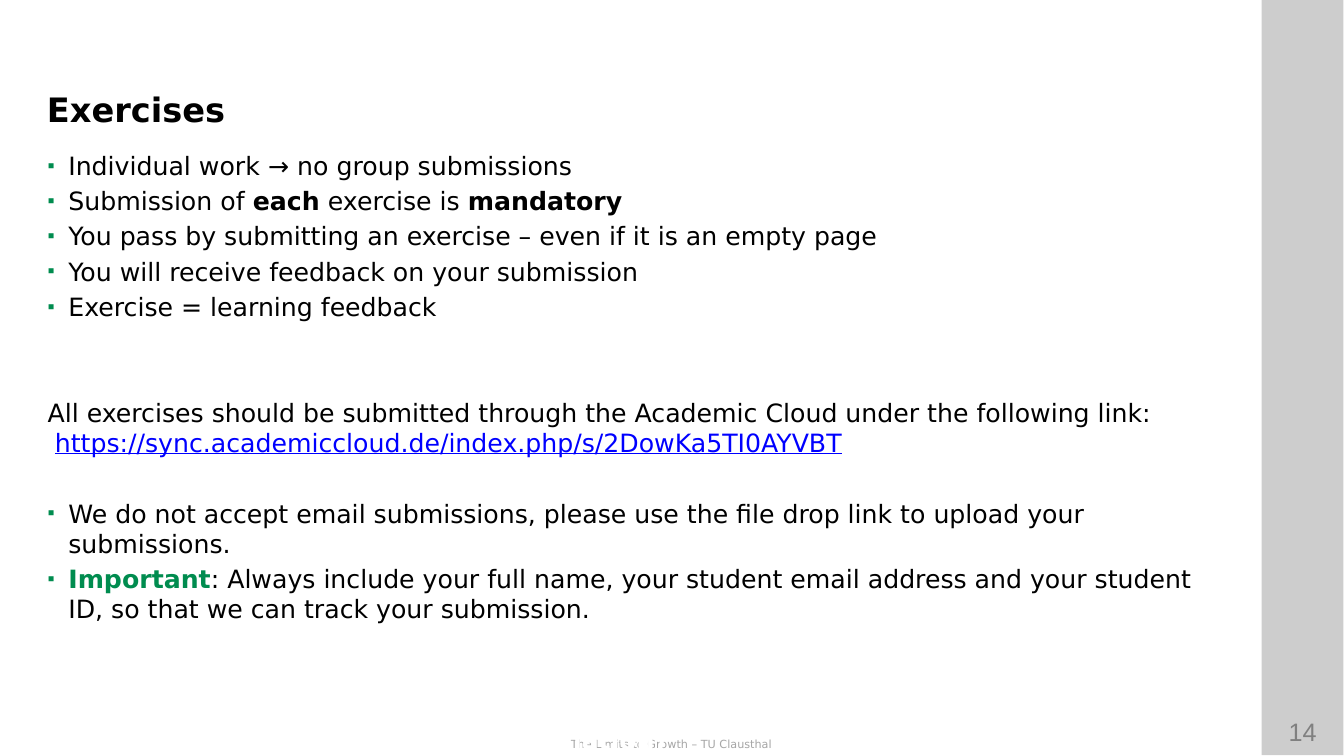
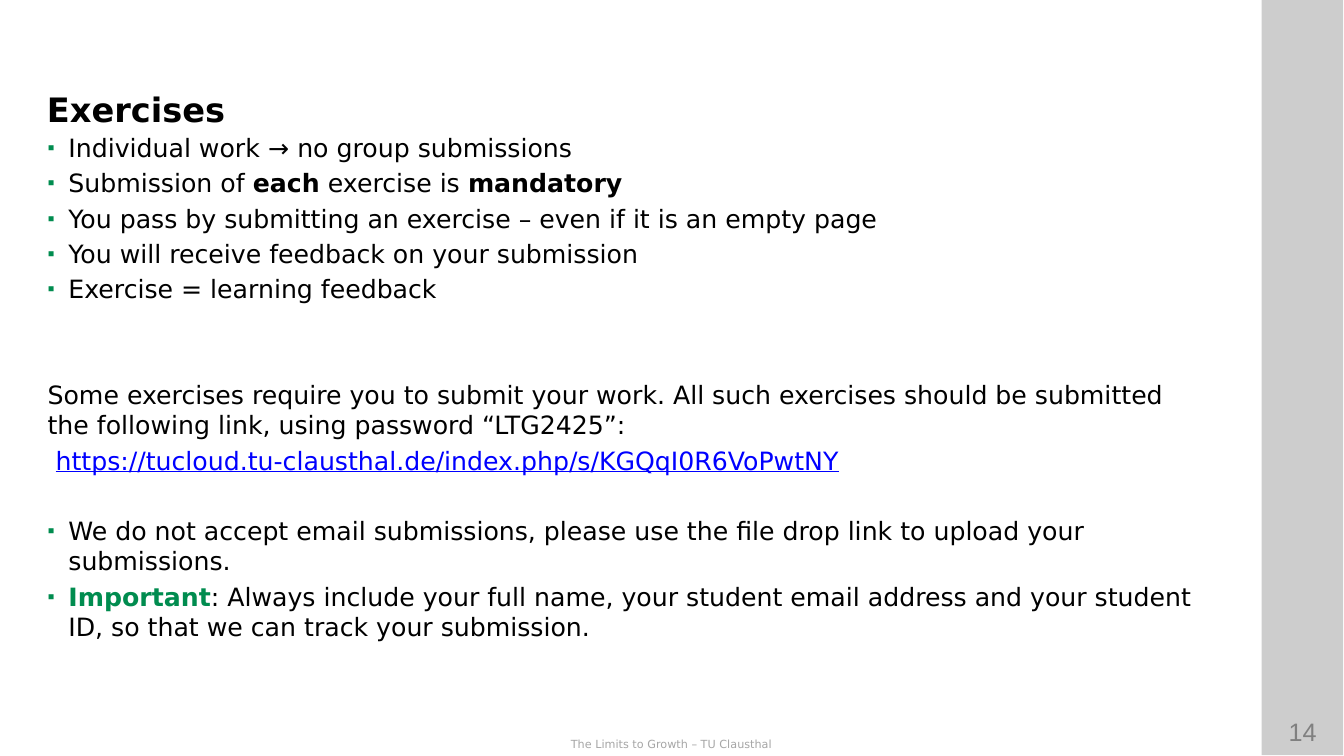
Before and after one commit to ETCE-LAB/teaching-material, a slide deck: slide 14 of The-Limits-to-Growth/LTG-L00-Organization.pptx. Drawn at 1344x756 pixels with LibreOffice and Linux fonts; fonts in the diff are those of the drawing; background and template pictures are left out. Boxes give left, top, right and bottom in pixels: in the first picture for what was removed or moved away, otherwise in the second. Text is boxed around its words. In the diff, an @@ line names an element or a change of style, - is before the commit and + after.

Commit message:
Update exercise submission instructions

```diff
--- a/The-Limits-to-Growth/LTG-L00-Organization.pptx
+++ b/The-Limits-to-Growth/LTG-L00-Organization.pptx
@@ text at (48, 385, 1163, 476): text changed @@
-All exercises should be submitted through the Academic Cloud under the following link:
-https://sync.academiccloud.de/index.php/s/2DowKa5TI0AYVBT
+Some exercises require you to submit your work. All such exercises should be submitted the following link, using password “LTG2425”:
+https://tucloud.tu-clausthal.de/index.php/s/KGQqI0R6VoPwtNY
```
Also in this commit, not shown: 3 slides added, 1 other file.
